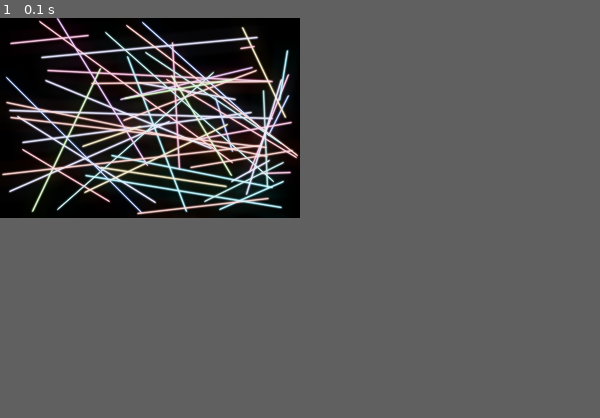
Above: before the commit, frame 1.
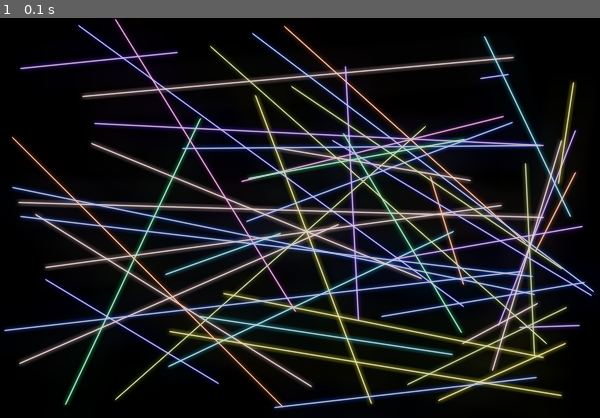
Above: after the commit, the same moment.

Repository: davidpendergast/pygame-summer-team-jam
Game: pygame game, started from rendering/neon.py
The game is run twice, just before and just after one commit, with the same random seed, the same clock (stepped at 60 frames per second) and the same inputs.
Inputs:
- Up to frame 1 (0.1 s): no input
In our replay, the window is 300x200 before the commit and 600x400 after it. These sizes can differ from the game's own. Grey fills any space a smaller window leaves; there, only what the larger window draws over its background counts as a difference.

The runs differ from the first frame. In frame 1, 40% of the frame differs, in the area x 0-100%, y 0-99%.

Commit message:
more tweaking on line drawing

Diff:
--- a/rendering/neon.py
+++ b/rendering/neon.py
@@ -42,10 +42,16 @@
 class NeonRenderer:
 
     def __init__(self,
-                 neon_bloom: float = (25, 25),
-                 post_processing_bloom: float = (3, 3)):
-        self._neon_bloom = neon_bloom
-        self._post_processing_bloom = post_processing_bloom
+                 ambient_bloom_kernel=(25, 25),
+                 mid_tone_bloom_kernel=(3, 3),
+                 highlight_bloom_kernel=None):
+        self.ambient_bloom_kernel = ambient_bloom_kernel
+        self.mid_tone_bloom_kernel = mid_tone_bloom_kernel
+        self.highlight_bloom_kernel = highlight_bloom_kernel
+
+        # post processing
+        self.post_processing_darken_factor = 0.9
+        self.post_processing_contrast_factor = None  # makes things worse, so disabled
 
     def draw_lines(self, surface: pygame.Surface, lines: Iterable[NeonLine]):
         array = pygame.surfarray.array3d(surface)
@@ -54,25 +60,53 @@
 
         # 1st pass, draw large, dark, faint glow around line
         for line in lines:
-            cv2.polylines(array, [line.np_points], False, line.color.lerp((0, 0, 0), 0.25), line.width)
-        array = cv2.blur(array, self._neon_bloom)
+            cv2.polylines(array, [line.np_points], False, line.color.lerp((0, 0, 0), 0.15), line.width)
+        if self.ambient_bloom_kernel is not None:
+            array = cv2.blur(array, self.ambient_bloom_kernel)
 
         # 2nd pass, draw smaller, brighter glow
         for line in lines:
-            cv2.polylines(array, [line.np_points], False, line.inner_color, line.inner_width, lineType=cv2.LINE_AA)
-        array = cv2.blur(array, self._post_processing_bloom)
+            cv2.polylines(array, [line.np_points], False, line.color, line.inner_width, lineType=cv2.LINE_AA)
+        if self.mid_tone_bloom_kernel is not None:
+            array = cv2.blur(array, self.mid_tone_bloom_kernel)
 
-        # 3rd pass, draw anti-aliased highlight, don't blur
+        # 3rd pass, draw anti-aliased highlight
         for line in lines:
-            cv2.polylines(array, [line.np_points], False, line.inner_color.lerp((255, 255, 255), 0.75), line.inner_width, lineType=cv2.LINE_AA)
+            cv2.polylines(array, [line.np_points], False, line.inner_color.lerp((255, 255, 255), 0.7), line.inner_width, lineType=cv2.LINE_AA)
+        if self.highlight_bloom_kernel is not None:
+            array = cv2.blur(array, self.highlight_bloom_kernel)
+
+        # post processing effects
+        if self.post_processing_darken_factor is not None:
+            array = self._darken(array, self.post_processing_darken_factor)
+        if self.post_processing_contrast_factor is not None:
+            array = self._contrast(array, self.post_processing_contrast_factor)
 
         pygame.surfarray.blit_array(surface, array)
+
+    def _darken(self, array, factor):
+        hsvImg = cv2.cvtColor(array, cv2.COLOR_BGR2HSV)
+        hsvImg[..., 2] = hsvImg[..., 2] * factor
+        return cv2.cvtColor(hsvImg, cv2.COLOR_HSV2RGB)
+
+    def _contrast(self, array, factor):
+        # yoinked from https://stackoverflow.com/a/41075028
+        lab = cv2.cvtColor(array, cv2.COLOR_BGR2LAB)
+        l, a, b = cv2.split(lab)
+        clahe = cv2.createCLAHE(clipLimit=4.0, tileGridSize=(18, 18))
+        cl = clahe.apply(l)
+
+        # -----Merge the CLAHE enhanced L-channel with the a and b channel-----------
+        limg = cv2.merge((cl, a, b))
+
+        # -----Converting image from LAB Color model to RGB model--------------------
+        return cv2.cvtColor(limg, cv2.COLOR_LAB2BGR)
 
 
 if __name__ == "__main__":
     import random
 
-    W, H = SIZE = (300, 200)
+    W, H = SIZE = (600, 400)
     N = 50
 
     def rand_pt():
@@ -85,10 +119,16 @@
             random.randint(1, 1),
             random.choice(ALL_COLORS)))
 
-    renderer = NeonRenderer()
+    # values determined empirically
+    big_bloom = round(25 * W / 300)
+    big_bloom = big_bloom + (1 - big_bloom % 2)  # gotta be odd
+    mid_bloom = round(3 * W / 300)
+    mid_bloom = mid_bloom + (1 - mid_bloom % 2)  # gotta be odd
+    renderer = NeonRenderer(ambient_bloom_kernel=(big_bloom, big_bloom),
+                            mid_tone_bloom_kernel=(mid_bloom, mid_bloom))
 
     pygame.init()
-    pygame.display.set_mode((300, 200), pygame.SCALED | pygame.RESIZABLE)
+    pygame.display.set_mode((W, H), pygame.SCALED | pygame.RESIZABLE)
 
     clock = pygame.time.Clock()
     t = 0
@@ -99,6 +139,7 @@
 
         screen = pygame.display.get_surface()
         screen.fill((0, 0, 0))
+
         renderer.draw_lines(screen, lines)
 
         pygame.display.flip()
Binary file added: screenshots/neon_lines.png
